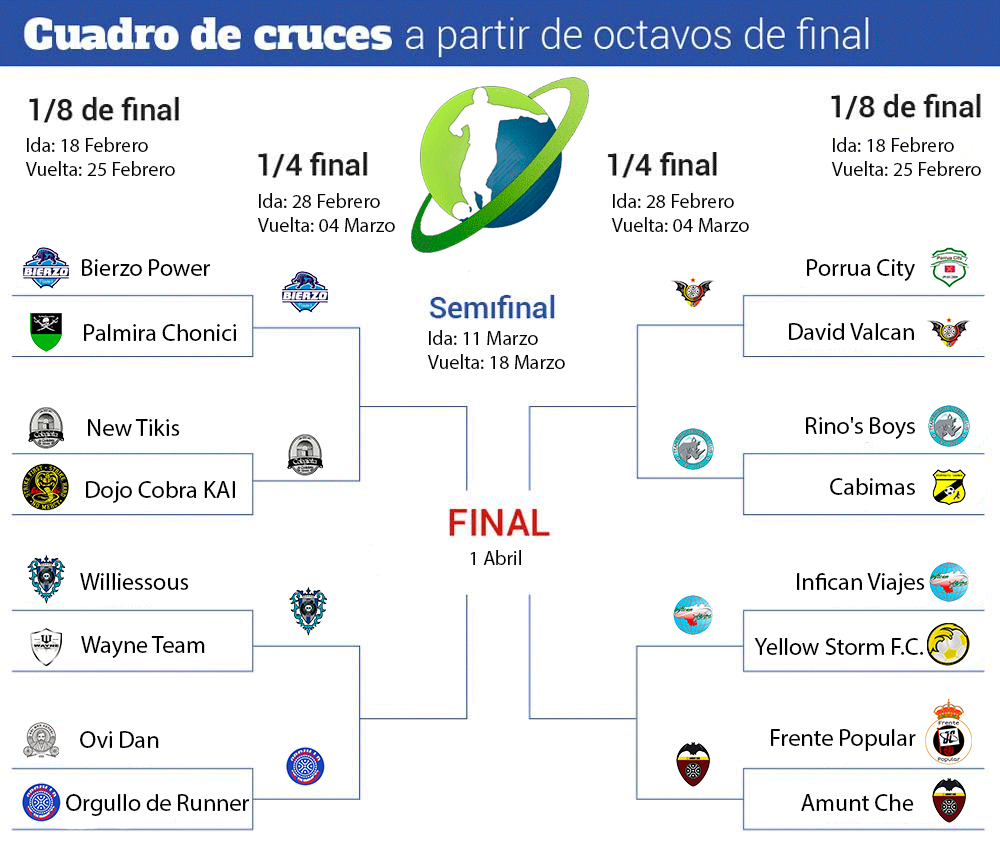
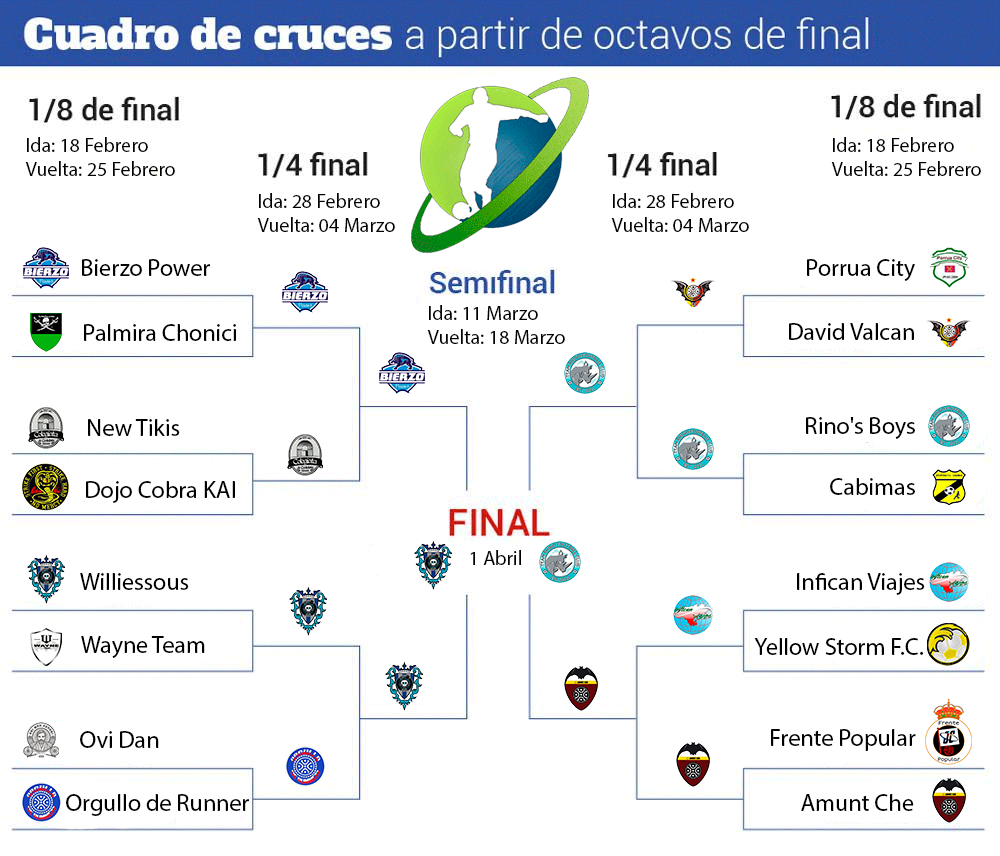
Layered file, before and after one edit (1000×856). Changes by layer:
added layer "will copia 3" above "will copia 2" over [414, 540, 452, 590]
added layer "will copia 2" above "will copia" over [385, 661, 423, 711]
added layer "fran copia 3" above "fran copia 2" over [539, 541, 581, 583]
added layer "fran copia 2" above "fran copia" over [564, 352, 606, 394]
added layer "che copia 2" above "che copia" over [564, 666, 598, 711]
added layer "borja_ramos copia 2" above "borja_ramos copia" over [379, 352, 425, 394]
added layer "Capa 1" above "Fondo" over [423, 267, 565, 345]
painted on "Fondo" over [421, 288, 565, 369]
